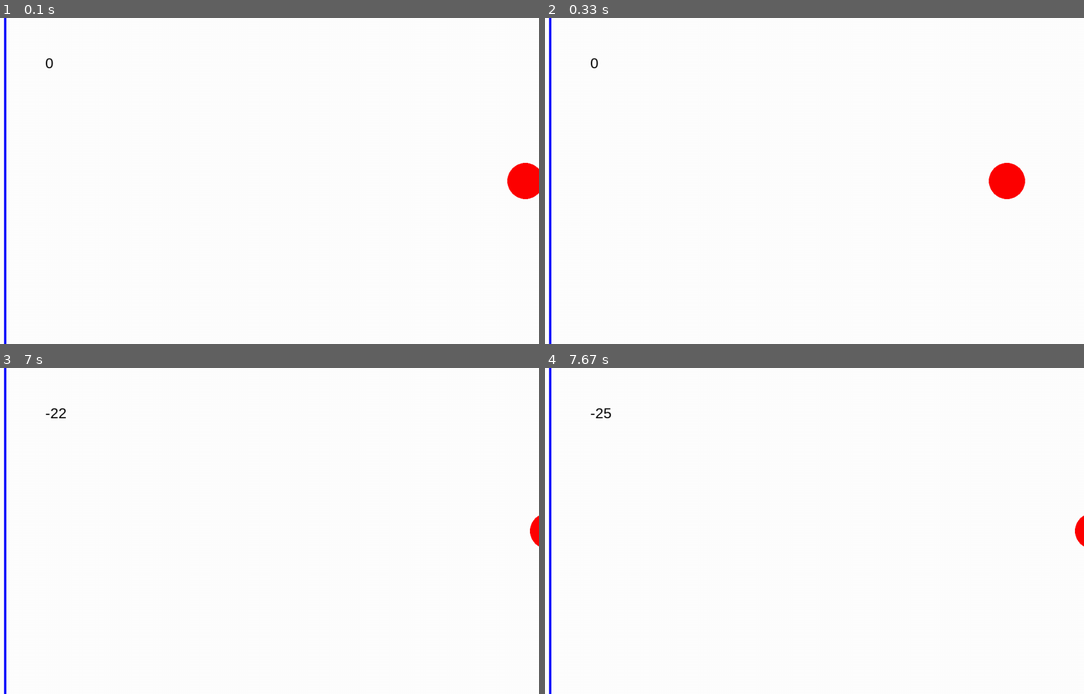
Above: before the commit, frames 1-4 (two rows, left to right).
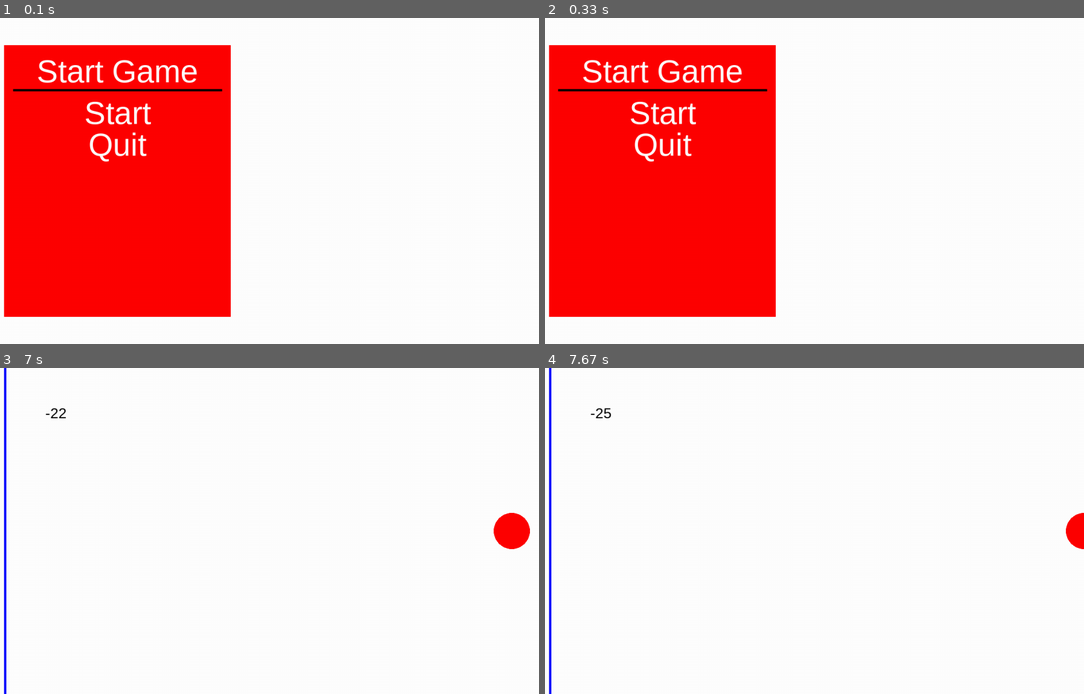
Above: after the commit, the same moments.

Repository: SUPERDERP1/TKinter
Game: pygame game, started from rythemgame.py
Two runs of this game, one before a commit and one after it. Both use one fixed random seed, a clock stepped at 60 frames per second and the inputs below.
Inputs (mouse positions are in pixels of both pictures, inside the frame that each line leads up to):
- Up to frame 1 (0.1 s): no input
- Up to frame 2 (0.33 s): no input
- Up to frame 3 (7 s): click (118, 462) at 0.38 s; tap Space at 0.67, 1.07, 1.37, 1.57, 1.9, 2.2, 2.4, 2.7, 2.97, 3.3, 3.6, 3.73, 4.13, 4.43, 4.8, 5.2, 5.5, 5.7, 6, 6.2, 6.53, 6.83 s
- Up to frame 4 (7.67 s): tap Space at 7.03, 7.33, 7.6 s

The runs differ from the first frame. In frame 1, 35% of the frame differs, in the area x 0-100%, y 0-100%; in frame 2, 35%, in the area x 0-90%, y 0-100%; in frame 3, 0.7%; in frame 4, 0.2%.

Commit message:
fjlkadskjlfasdjk

Diff:
--- /dev/null
+++ b/pygameGUI.py
@@ -0,0 +1,127 @@
+import pygame
+
+# window setup
+debug = False
+if debug:
+    pygame.init()
+    screen = pygame.display.set_mode((1280, 900))
+    running = True
+    pygame.display.set_caption("Menu")
+    all_sprites = pygame.sprite.Group()
+    font = pygame.font.Font('freesansbold.ttf', 70)
+
+
+class Background(pygame.sprite.Sprite): #class for the board squares
+
+    def __init__(self,color,width,height,image = None, defaultC = ""):
+        # Call the parent class (Sprite) constructor
+        super().__init__()
+
+        # fill the surface of the sprite with a color
+        self.image = pygame.Surface([width,height])
+        self.image.fill(color)
+
+        self.color = color
+
+        self.pieceIndex = ""
+
+        match defaultC:
+                case "red":
+                    self.image = pygame.image.load("school/blocks/redTile.png").convert_alpha()
+                case "green":
+                    self.image = pygame.image.load("school/blocks/greenTile.png").convert_alpha()
+                case "orange":
+                    self.image = pygame.image.load("school/blocks/orangeTile.png").convert_alpha()
+                case "purple":
+                    self.image = pygame.image.load("school/blocks/purpleTile.png").convert_alpha()
+                case "blue":
+                    self.image = pygame.image.load("school/blocks/blueTile.png").convert_alpha()
+                case "teal":
+                    self.image = pygame.image.load("school/blocks/tealTile.png").convert_alpha()
+                case "yellow":
+                    self.image = pygame.image.load("school/blocks/yellowTile.png").convert_alpha()
+                case "grey":
+                    self.image = pygame.image.load("school/blocks/greyTile.png").convert_alpha()
+
+
+        if image != None:
+            self.image = pygame.image.load(image).convert_alpha()
+
+        self.image = pygame.transform.scale(self.image, (width,height))
+
+        #creates the bounding box of the sprite
+        self.rect = self.image.get_rect()
+
+    def draw(self, screen): #function that can draw the sprite so i can draw them individually
+        screen.blit(self.image, self.rect)
+
+
+
+
+
+class Text(pygame.sprite.Sprite):
+    def __init__(self, text, font, color, xy=(0,0)):
+        super().__init__()
+        self.font = font
+        self.text = text
+        self.color = color
+        self.image = self.font.render(self.text, True, self.color)
+        self.rect = self.image.get_rect(center=(xy[0], xy[1]))
+
+    def draw(self, surface):
+        surface.blit(self.image, self.rect)
+
+class Menu(Background):
+    def __init__(self, title, titlecolor, font, width, height, color="red", image = None, pos=(0,0),defaultC = ""):
+        super().__init__(color, width, height, image, defaultC)
+        self.title = title
+        self.font = font
+        self.width = width
+        self.height = height
+        self.sprites = pygame.sprite.Group()
+        self.titlecolor = titlecolor
+        self.rect.x = pos[0]
+        self.rect.y = pos[1]
+    def draw(self, screen):
+        screen.blit(self.image, self.rect)
+        titleT = self.font.render(self.title, True, self.titlecolor)
+        titleTRect = titleT.get_rect(center=(self.rect.x + self.width/2, self.rect.y + 50))
+        screen.blit(titleT, (self.rect.x +self.width/2 - titleTRect.width/2, self.rect.y + 50 - titleTRect.height/2.5))
+        pygame.draw.line(screen, "black", (self.rect.x + 20, self.rect.y + 60 + titleTRect.height / 2), (self.rect.x + self.width - 20, self.rect.y + 60 + titleTRect.height / 2), width=5)
+        self.sprites.draw(screen)
+
+    def add(self, sprite):
+        self.sprites.add(sprite)
+        sprite.rect.x = self.rect.x + (self.width - sprite.rect.width) / 2
+        sprite.rect.y = self.rect.y + 70*(len(self.sprites)+1) -30
+
+if debug:
+    test_button = Text("Test", font, (255, 255, 255), (640, 450))
+
+    bg = Menu("You Lose!", "white", font, 600, 600,"red")
+    bg.rect.x = 300
+    bg.rect.y = 200
+    all_sprites.add(bg)
+
+    bg.add(test_button)
+    bg.add(Text("Test", font, (255, 255, 255), (640, 450)))
+    while running:
+        for event in pygame.event.get():
+            if event.type == pygame.QUIT:
+                running = False
+
+            if event.type == pygame.MOUSEBUTTONUP:
+                pos = pygame.mouse.get_pos()
+
+                clickedSprites = [s for s in all_sprites if s.rect.collidepoint(pos)]
+                if test_button in clickedSprites:
+                    print("test")
+
+        screen.fill((0, 0, 0))
+        bg.draw(screen)
+        #test_button.draw(screen)
+        pygame.display.flip()
+
+
+
+    pygame.quit()
--- a/rythemgame.py
+++ b/rythemgame.py
@@ -1,6 +1,7 @@
 import pygame
 import math
 from time import sleep
+import pygameGUI
 # pygame setup
 pygame.init()
 screen = pygame.display.set_mode((1280, 720))
@@ -15,90 +16,120 @@
 player_pos = pygame.Vector2(1300, screen.get_height() / 2)
 player_pos2 = pygame.Vector2(1300, screen.get_height() / 2)
 active = [False, False, False]
-moving = [True, True, True]
 timer = 0
-tsec = [0, 0, 0]
+menuActive = True
+all_sprites = pygame.sprite.Group()
+fontA = pygame.font.Font('HelveticaNeue.ttc', 70)
+squareWidth = 40
+menu = pygameGUI.Menu("Start Game", "white", fontA, 500, 600, image= None, pos=(100,60))
+startB = pygameGUI.Text("Start", fontA, (255, 255, 255), (640, 450))
+quitB = pygameGUI.Text("Quit", fontA, (255, 255, 255))
+all_sprites.add(quitB)
+all_sprites.add(startB)
+menu.add(startB)
+menu.add(quitB)
+
 while running:
     # poll for events
     # pygame.QUIT event means the user clicked X to close your window
     for event in pygame.event.get():
+
         if event.type == pygame.QUIT:
             running = False
+
+        if event.type == pygame.MOUSEBUTTONUP:
+            pos = pygame.mouse.get_pos()
+            clickedSprites = [s for s in all_sprites if s.rect.collidepoint(pos)]
+
+            if startB in clickedSprites:
+                menuActive = False
+
+            if quitB in clickedSprites: #quits the game when the quit button is clicked
+                running = False
+
         if event.type == pygame.KEYDOWN:
+
             if event.key == pygame.K_SPACE:
+
                 if rect.colliderect(circle):
                     player_pos = pygame.Vector2(1300, screen.get_height() / 2)
                     score += 1
                     text = font.render(str(score), True, "black")
                     screen.blit(text, textRect)
+
                 else:
                     score -= 1
                     text = font.render(str(score), True, "black")
                     screen.blit(text, textRect)
                     testX = 100
+
                     if player_pos.x < player_pos2.x:
                         player_pos.x = 1300
-                        moving[0] = False
                         active[0] = False
+
                     else:
                         player_pos2.x = 1300
-                        moving[1] = False
                         active[1] = False
-    screen.fill("white")
-    missrect = pygame.Rect(1, 0, 5, 720)
-    circle = pygame.draw.circle(screen, "red", player_pos, 40)
-    circle2 = pygame.draw.circle(screen, "red", player_pos2, 40)
-    rect = pygame.Rect(100, 0, 5, 720)
-    pygame.draw.rect(screen, "blue", rect)
-    screen.blit(text, textRect)
-    if missrect.colliderect(circle):
-        score -= 1
-        player_pos = pygame.Vector2(1300, screen.get_height()/2)
-        moving[0] = False
-        text = font.render(str(score), True, "black")
-        screen.blit(text, textRect)
-    if missrect.colliderect(circle2):
-        score -= 1
-        player_pos2 = pygame.Vector2(1300, screen.get_height()/2)
-        moving[1] = False
-        text = font.render(str(score), True, "black")
-        screen.blit(text, textRect)
-    if moving[0] == True:
-        player_pos.x -= 10
-    if moving[1] == True:
-        player_pos2.x -= 10
-    # flip() the dispay to put your work on screen
-    pygame.display.flip()
-    # limits FPS to 60
-    # dt is delta time in seconds since last frame, used for framerate-
-    # independent physics.
-    timer = dt + timer
-    seconds = math.floor(timer)
-    timings = [2,3,8,9]
-    for sec in timings:
-        if seconds == sec and active[0] == False:
-            tsec[0] = seconds + 1
-            print("1 active")
-            player_pos.x = 1300
-            active[0] = True
-            pass
-        if active == True and seconds == tsec[0]:
-            active[0] = False
-            print("1 deactive")
-            pass
-        if seconds == sec and active[1] == False:
-            tsec[1] = seconds + 1
-            print("2 active")
-            player_pos.x = 1300
-            active[1] = True
-            pass
-        if active == True and seconds == tsec[1]:
-            active[1] = False
-            print("2 deactive")
-            pass
+
+    if not menuActive:
+
+        screen.fill("white")
 
 
-    dt = clock.tick(60) / 1000
+        missrect = pygame.Rect(1, 0, 5, 720)
+        circle = pygame.draw.circle(screen, "red", player_pos, 40)
+        circle2 = pygame.draw.circle(screen, "red", player_pos2, 40)
+        rect = pygame.Rect(100, 0, 5, 720)
+        pygame.draw.rect(screen, "blue", rect)
+        screen.blit(text, textRect)
 
 
+        if missrect.colliderect(circle):
+            score -= 1
+            player_pos = pygame.Vector2(1300, screen.get_height()/2)
+            active[0] = False
+            text = font.render(str(score), True, "black")
+            screen.blit(text, textRect)
+
+        if missrect.colliderect(circle2):
+            score -= 1
+            player_pos2 = pygame.Vector2(1300, screen.get_height()/2)
+            active[1] = False
+            text = font.render(str(score), True, "black")
+            screen.blit(text, textRect)
+
+        if active[0] == True:
+            player_pos.x -= 10
+
+        if active[1] == True:
+            player_pos2.x -= 10
+
+
+        # flip() the dispay to put your work on screen
+        pygame.display.flip()
+
+
+        timer = dt + timer
+        seconds = math.floor(timer)
+        timings = [6,7,10,11]
+
+        for sec in timings:
+            if seconds == sec and active[0] == False:
+                print("1 active")
+                player_pos.x = 1300
+                active[0] = True
+                exit = True
+
+            elif seconds == sec and active[1] == False:
+                print("2 active")
+                player_pos.x = 1300
+                active[1] = True
+                exit = True
+            #not breaking loop is problem
+        dt = clock.tick(60) / 1000
+    else:
+        screen.fill("white")
+        menu.draw(screen)
+        pygame.display.flip()
+
 pygame.quit()
